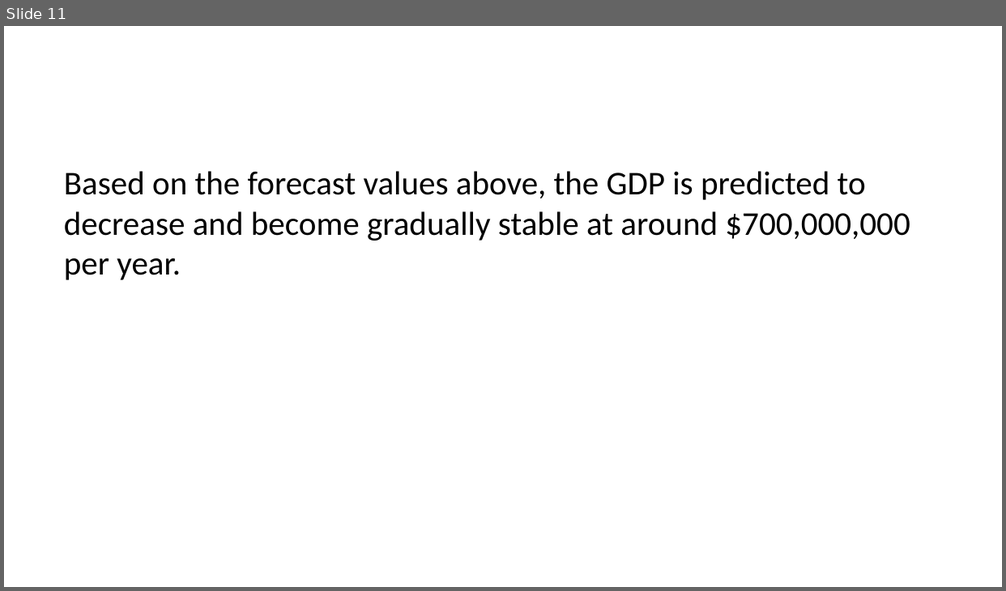
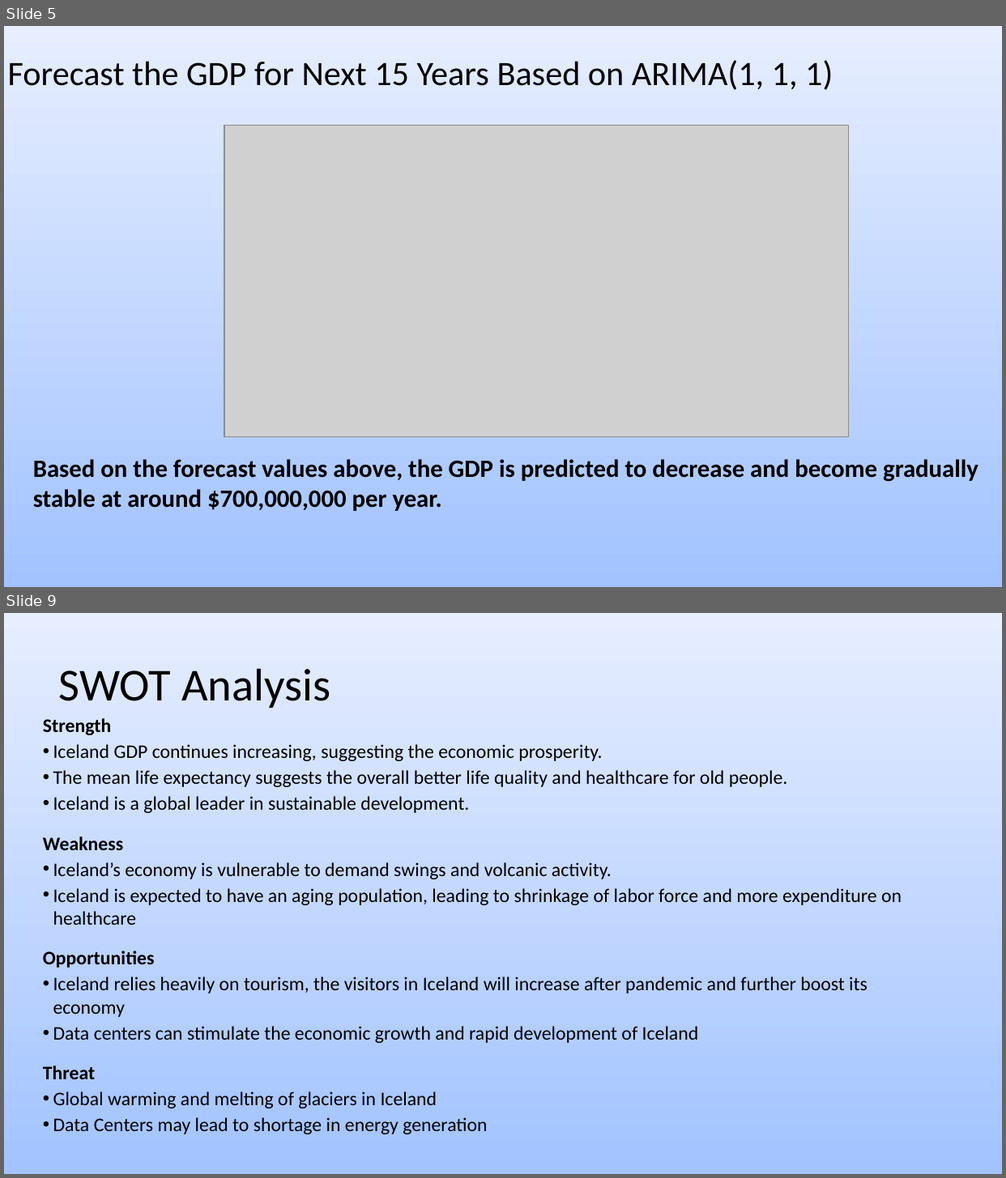
Before and after one commit to msspprojects/615finalproject, a slide deck: 615final2.pptx. Shown one above the other, each under a label of ours: slide 11 before the commit, slides 5 and 9 after it; the slides between them are not shown. The pictures are 1006x591 and 1006x1178 pixels, drawn with LibreOffice and Linux fonts; fonts in the diff are those of the drawing; grey boxes stand for pictures. Boxes give left, top, right and bottom in pixels: in the first picture for what was removed or moved away, otherwise in the second. Text is boxed around its words. In the diff, an @@ line names an element or a change of style, - is before the commit and + after.

```diff
--- a/615final2.pptx
+++ b/615final2.pptx
@@ slide 9 added at box(4, 613, 1002, 1174), background gradient #A2C3FF to #E6EEFF @@
@@ title added at box(59, 668, 330, 708), 33 pt, text #000000 @@
+SWOT Analysis
@@ text added at box(43, 718, 901, 1135), 13.9 pt, text #000000 @@
+Strength
+• Iceland GDP continues increasing, suggesting the economic prosperity.
+• The mean life expectancy suggests the overall better life quality and healthcare for old people.
+• Iceland is a global leader in sustainable development.
+Weakness
+• Iceland’s economy is vulnerable to demand swings and volcanic activity.
+• Iceland is expected to have an aging population, leading to shrinkage of labor force and more expenditure on healthcare
+Opportunities
+• Iceland relies heavily on tourism, the visitors in Iceland will increase after pandemic and further boost its economy
+• Data centers can stimulate the economic growth and rapid development of Iceland
+Threat
+• Global warming and melting of glaciers in Iceland
+• Data Centers may lead to shortage in energy generation
@@ what was slide 11 is now slide 5 @@
@@ slide 5 changed as well @@
@@ background #FFFFFF to gradient #A2C3FF to #E6EEFF @@
@@ text added at box(8, 60, 833, 90), 24.8 pt, text #000000 @@
+Forecast the GDP for Next 15 Years Based on ARIMA(1, 1, 1)
@@ picture added at box(224, 125, 848, 437) @@
@@ text "Based on the forecast values ...": place and size @@
-text "Based on the forecast values ..." at box(64, 171, 910, 280)
+text "Based on the forecast values ..." at box(33, 459, 978, 511)
@@ text "Based on the forecast values ..." at box(33, 459, 978, 511): size 24 to 18 pt, bold on @@
```
Also in this commit, not shown: 1 other slide changed, 7 other slides added, 9 slides removed, 7 other files.
